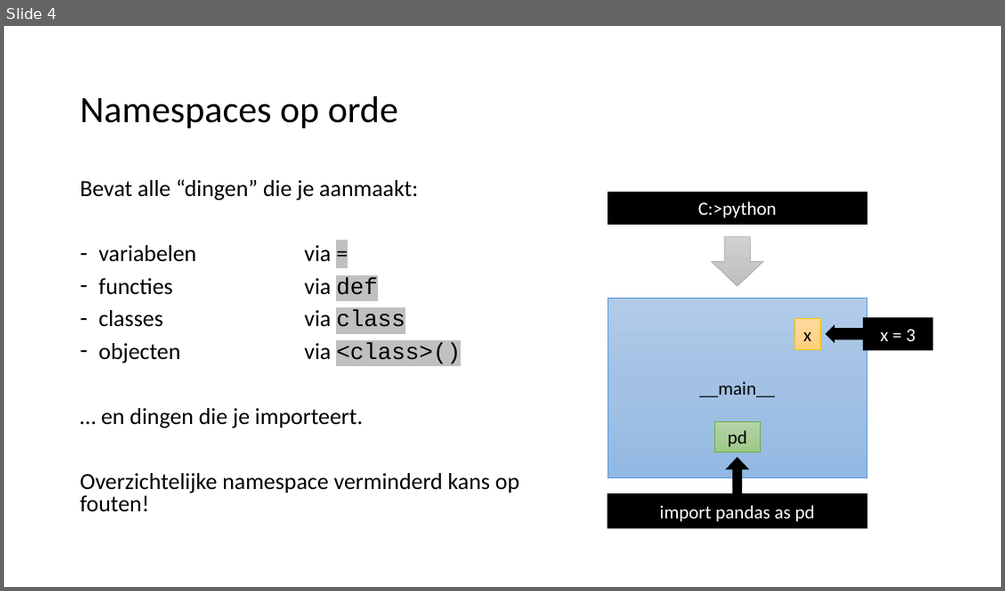
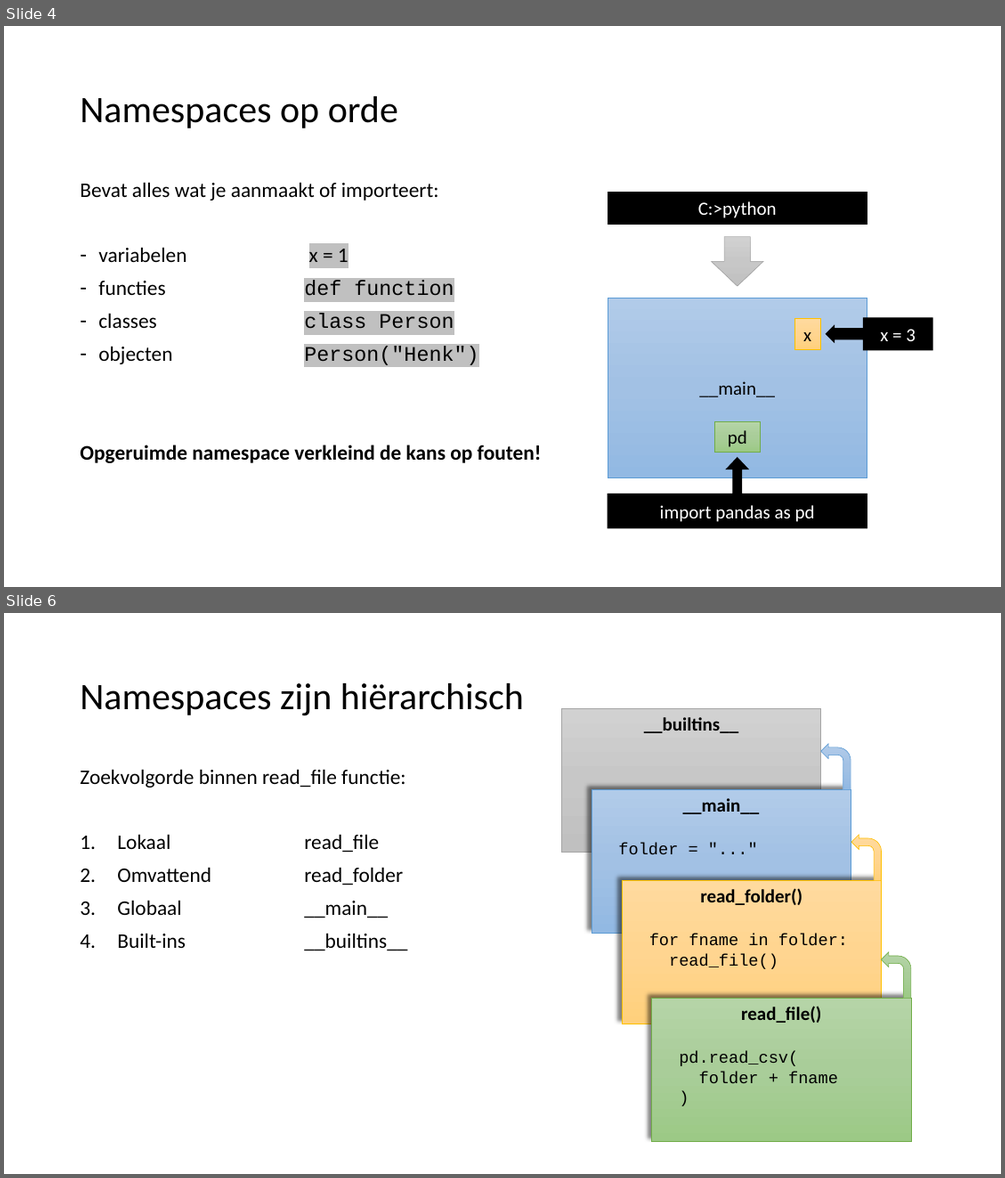
Before and after one commit to LFKoning/knowledge-sharing, a slide deck: objects/python_objects.pptx. Shown one above the other, each under a label of ours: slide 4 before the commit, slides 4 and 6 after it; the slides between them are not shown. The pictures are 1005x591 and 1005x1178 pixels, drawn with LibreOffice and Linux fonts; fonts in the diff are those of the drawing. Boxes give left, top, right and bottom in pixels: in the first picture for what was removed or moved away, otherwise in the second. Text is boxed around its words. In the diff, an @@ line names an element or a change of style, - is before the commit and + after.

```diff
--- a/objects/python_objects.pptx
+++ b/objects/python_objects.pptx
@@ slide 6 added at box(4, 613, 1001, 1174), background #FFFFFF @@
@@ title added at box(80, 683, 524, 716), 36 pt, text #000000 @@
+Namespaces zijn hiërarchisch
@@ rectangle added at box(562, 709, 821, 852), fill gradient #D2D2D2 to #C8C8C8 to #C0C0C0, outline #A5A5A5 0.5 pt, 18 pt, text #000000, bold @@
+__builtins__
@@ bent arrow added at box(821, 744, 851, 790), fill gradient #B1CBE9 to #A3C1E5 to #93B9E4, outline #5B9BD5 0.5 pt @@
@@ text added at box(80, 769, 407, 950), 20 pt, text #000000 @@
+Zoekvolgorde binnen read_file functie:
+1. Lokaal read_file
+2. Omvattend read_folder
+3. Globaal __main__
+4. Built-ins __builtins__
@@ rectangle added at box(591, 789, 851, 933), fill gradient #B1CBE9 to #A3C1E5 to #93B9E4, outline #5B9BD5 0.5 pt, 16 pt, text #000000 @@
+__main__
+folder = "..."
@@ bent arrow added at box(851, 835, 882, 881), fill gradient #FFDB9E to #FFD590 to #FFD07C, outline #FFC000 0.5 pt @@
@@ rectangle added at box(622, 881, 882, 1023), fill gradient #FFDB9E to #FFD590 to #FFD07C, outline #FFC000 0.5 pt, 16 pt, text #000000 @@
+read_folder()
+for fname in folder:
+read_file()
@@ bent arrow added at box(882, 952, 911, 998), fill gradient #B5D5A7 to #AACE9A to #9CC987, outline #70AD47 0.5 pt @@
@@ rectangle added at box(652, 998, 911, 1141), fill gradient #B5D5A7 to #AACE9A to #9CC987, outline #70AD47 0.5 pt, 16 pt, text #000000 @@
+read_file()
+pd.read_csv(
+folder + fname
+)
@@ slide 4 changed as well @@
@@ text at box(80, 182, 542, 463): text changed; size 22.2 to 20 pt @@
-Bevat alle “dingen” die je aanmaakt:
-– variabelen via =
-– functies via def
-– classes via class
-– objecten via <class>()
-… en dingen die je importeert.
-Overzichtelijke namespace verminderd kans op fouten!
+Bevat alles wat je aanmaakt of importeert:
+– variabelen x = 1
+– functies def function
+– classes class Person
+– objecten Person("Henk")
+Opgeruimde namespace verkleind de kans op fouten!
```
Also in this commit, not shown: 4 other slides changed, 6 other slides added, 3 slides removed, 7 other files.
